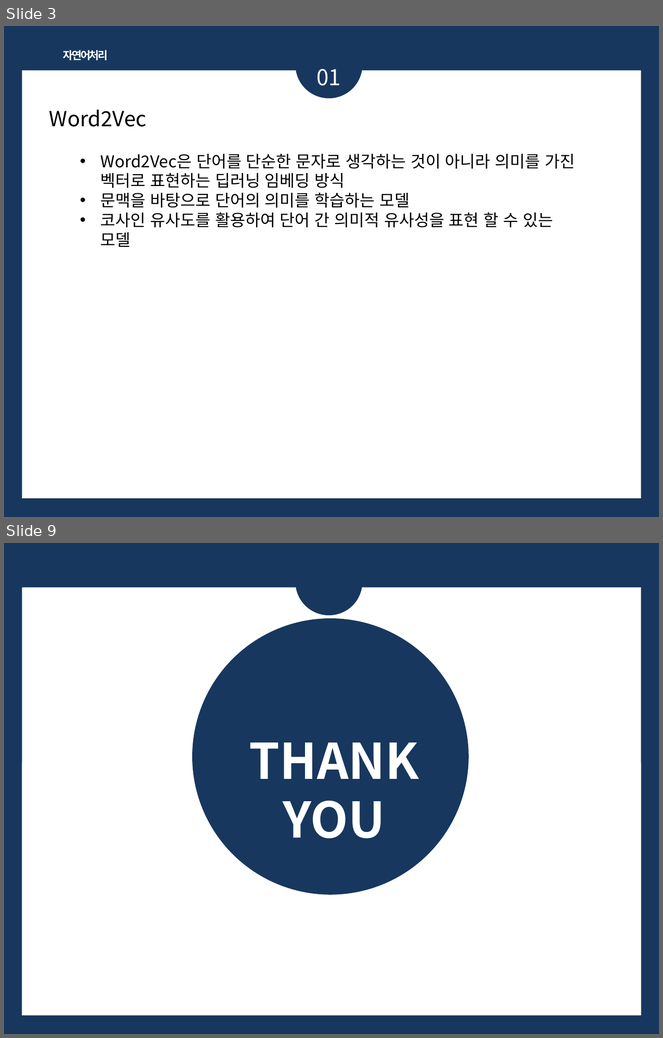
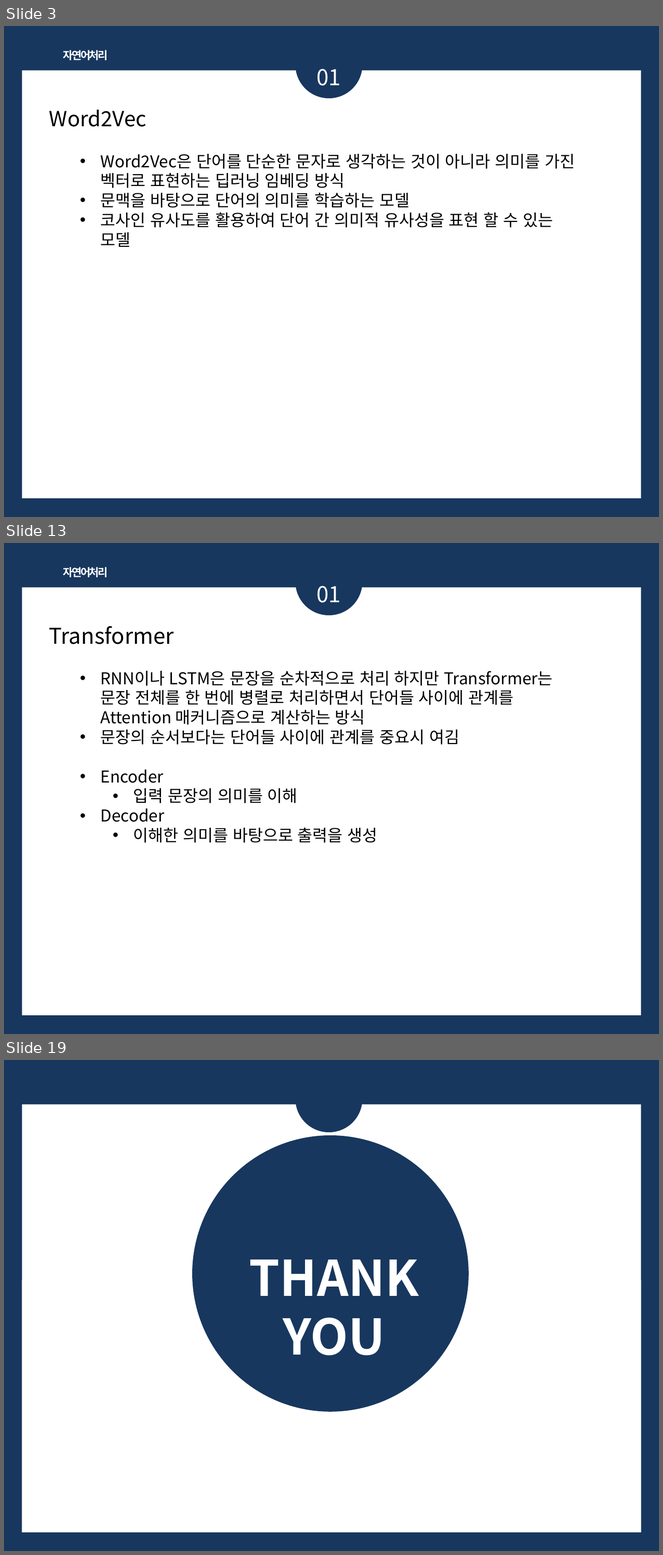
Before and after one commit to 1124apm/Multicam_2025, a slide deck: ppt/자연어_임베딩.pptx. Shown one above the other, each under a label of ours: slides 3 and 9 before the commit, slides 3, 13 and 19 after it; the slides between them are not shown. The pictures are 663x1038 and 663x1555 pixels, drawn with LibreOffice and Linux fonts; fonts in the diff are those of the drawing. Boxes give left, top, right and bottom in pixels: in the first picture for what was removed or moved away, otherwise in the second. Text is boxed around its words. In the diff, an @@ line names an element or a change of style, - is before the commit and + after.

```diff
--- a/ppt/자연어_임베딩.pptx
+++ b/ppt/자연어_임베딩.pptx
@@ slide 13 added at (4, 543, 659, 1034), background #17375E; not listed: 1 template element that a slide beside it also shows @@
@@ ellipse added at (296, 548, 362, 615), fill #17375E @@
@@ text added at (63, 567, 108, 577), 12 pt, text #FFFFFF, bold @@
+자연어처리
@@ text added at (317, 586, 341, 603), 24 pt, text #FFFFFF @@
+01
@@ text added at (49, 626, 174, 644), 24 pt, text #000000 @@
+Transformer
@@ text added at (101, 671, 553, 843), 18 pt, text #000000 @@
+• RNN이나 LSTM은 문장을 순차적으로 처리 하지만 Transformer는 문장 전체를 한 번에 병렬로 처리하면서 단어들 사이에 관계를 Attention 매커니즘으로 계산하는 방식
+• 문장의 순서보다는 단어들 사이에 관계를 중요시 여김
+• Encoder
+  • 입력 문장의 의미를 이해
+• Decoder
+  • 이해한 의미를 바탕으로 출력을 생성
@@ what was slide 9 is now slide 19 @@
```
Also in this commit, not shown: 5 slides changed, 9 other slides added, 53 other files.
